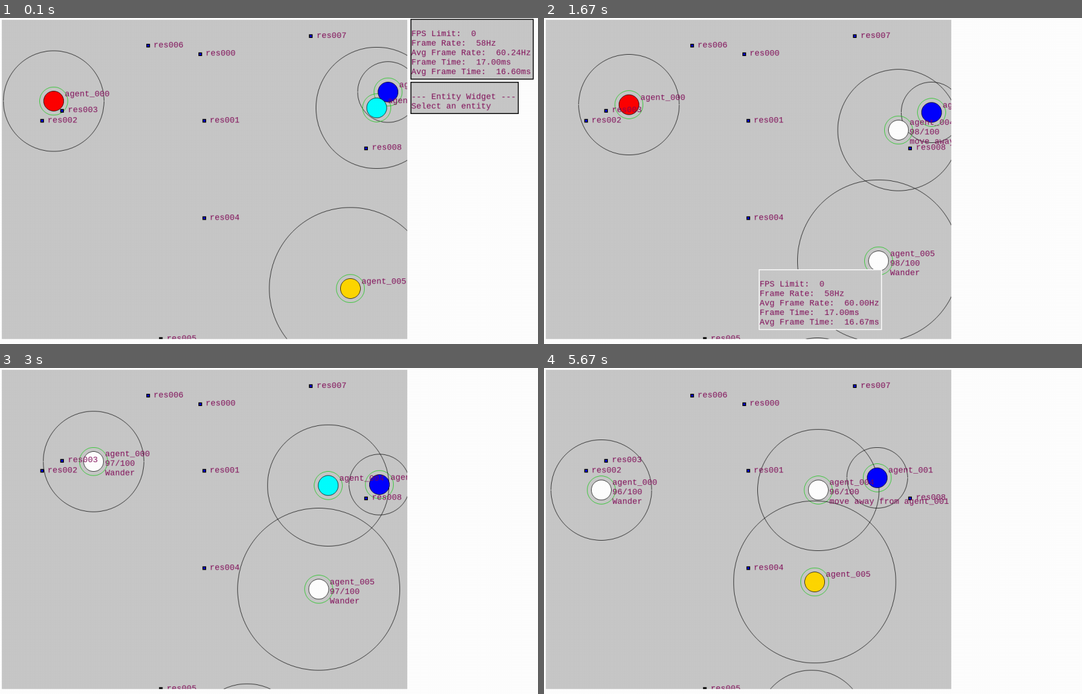
Above: before the commit, frames 1-4 (two rows, left to right).
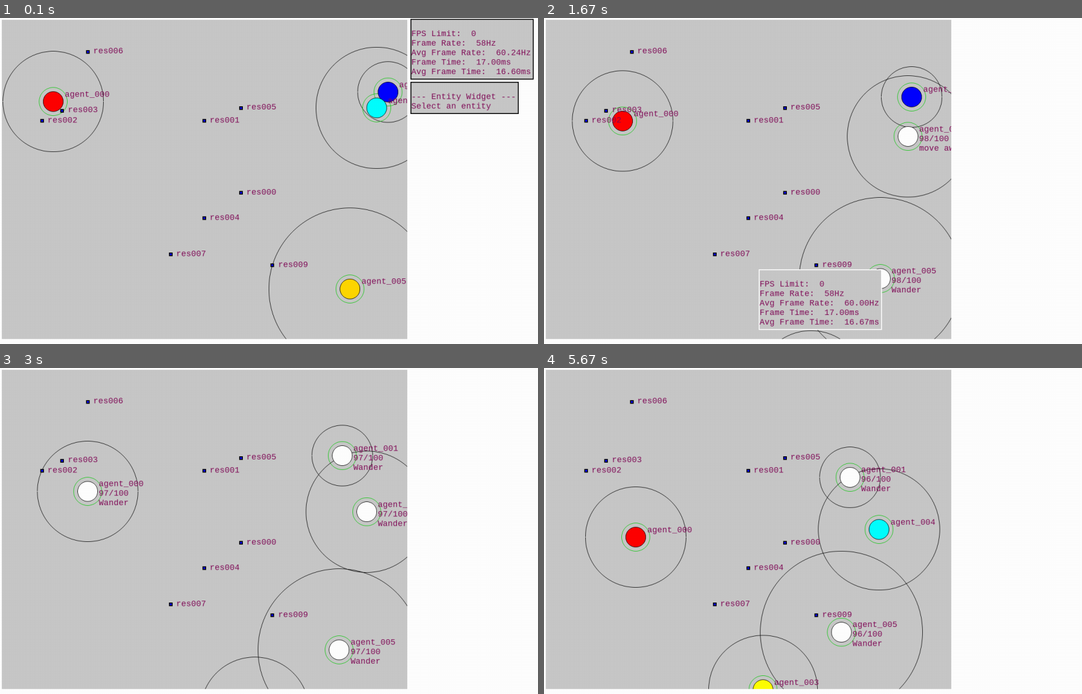
Above: after the commit, the same moments.

Repository: raphaelpaiva/py_creatures
Game: pygame game, started from main.py
Same seed, same stepped clock (60 frames per second), same inputs: the game is played once before the commit and once after it.
Inputs (mouse positions are in pixels of both pictures, inside the frame that each line leads up to):
- Up to frame 1 (0.1 s): no input
- Up to frame 2 (1.67 s): press the mouse at (1006, 96) at 0.37 s; move the mouse to (909, 92) at 0.47 s; release the mouse at (807, 92) at 0.6 s; click (893, 203) at 0.72 s; press the mouse at (850, 154) at 1.03 s; move the mouse to (888, 145) at 1.13 s; release the mouse at (925, 135) at 1.27 s; press the mouse at (1017, 47) at 1.37 s; move the mouse to (915, 174) at 1.47 s; release the mouse at (818, 298) at 1.6 s
- Up to frame 3 (3 s): click (188, 429) at 1.72 s; press the mouse at (263, 442) at 2.03 s; move the mouse to (360, 544) at 2.13 s; release the mouse at (451, 648) at 2.27 s; press the mouse at (274, 648) at 2.37 s; move the mouse to (188, 553) at 2.47 s; release the mouse at (102, 459) at 2.6 s; press the mouse at (274, 648) at 2.7 s; move the mouse to (312, 566) at 2.8 s; release the mouse at (344, 485) at 2.93 s
- Up to frame 4 (5.67 s): press the mouse at (845, 504) at 3.03 s; move the mouse to (753, 517) at 3.13 s; release the mouse at (662, 534) at 3.27 s; click (1012, 527) at 3.38 s; press the mouse at (818, 648) at 3.7 s; move the mouse to (861, 612) at 3.8 s; release the mouse at (904, 576) at 3.93 s; press the mouse at (845, 504) at 4.53 s; move the mouse to (936, 459) at 4.63 s; release the mouse at (1028, 413) at 4.77 s; press the mouse at (845, 504) at 4.87 s; move the mouse to (829, 511) at 4.97 s; release the mouse at (813, 521) at 5.1 s; press the mouse at (818, 648) at 5.2 s; move the mouse to (915, 573) at 5.3 s; release the mouse at (1006, 498) at 5.43 s; press the mouse at (807, 442) at 5.53 s; move the mouse to (839, 462) at 5.63 s

The runs differ from the first frame. In frame 1, 1.2% of the frame differs, in the area x 0-76%, y 4-99%; in frame 2, 4.1%; in frame 3, 5.0%; in frame 4, 5.2%, in the area x 1-76%, y 4-99%.

Commit message:
feat(simulation): Consistent random generation

Diff:
--- a/app/io/generator.py
+++ b/app/io/generator.py
@@ -1,28 +1,24 @@
 import logging
-import random
 import re
 import time
 import logging
 import copy
 from typing import List, Dict, Any, Callable
 from .random_param import RandomParam
+from core.random_generator import generator as random
 
 
 class Generator(object):
   def __init__(self,
                generator_type: str,
-               random_seed: Any = time.time_ns(),
                quantity: int = 10,
                id_prefix: str = None,
                template: Dict[str, Any] = None):
     self.log = logging.getLogger(self.__class__.__name__)
     self.type = generator_type
     self.id_prefix = id_prefix
-    self.random_seed: Any = random_seed
     self.quantity: int = quantity
     self.template: Dict[str, Any] = template if template else {}
-
-    random.seed(self.random_seed)
 
   def generate(self) -> List[Dict[str, Any]]:
     result = []
@@ -65,7 +61,6 @@
   def __init__(self):
     self.log = logging.getLogger(self.__class__.__name__)
     self.current_dict = None
-    self.random_seed = None
 
   def load(self, generator_dict: Dict[str, Any]) -> Generator:
     self.current_dict = generator_dict
@@ -74,12 +69,6 @@
       validation_function=lambda x: str(x) if x and re.match(r"\w+", x) else None,
       default_value='entity'
     )
-    random_seed = self.validate(
-      name='random_seed',
-      validation_function=lambda x: x if random.seed(x) is None else None,
-      default_value=time.time_ns()
-    )
-    self.random_seed = random_seed
     quantity = self.validate(
       name='quantity',
       validation_function=int,
@@ -98,7 +87,6 @@
 
     return Generator(
       generator_type=generator_type,
-      random_seed=random_seed,
       quantity=quantity,
       id_prefix=id_prefix,
       template=template
--- a/app/io/load.py
+++ b/app/io/load.py
@@ -1,4 +1,5 @@
 from typing import Any, Callable, Dict, List, Type
+import time
 import yaml
 import logging
 from app.brain.brain_component import BrainComponent
@@ -14,8 +15,9 @@
 from app.sensor.sensor_component import SensorComponent
 from app.desire.desire_abstract import Desire, DesireComponent
 from core.world import Frame, World
-
-from .generator import GeneratorLoader, Generator
+from core.random_generator import generator as random_gen
+
+from .generator import GeneratorLoader
 
 
 class ParseException(Exception):
@@ -28,13 +30,14 @@
 
 
 class Loader(object):
-  def __init__(self, filename) -> None:
+  def __init__(self, filename, random_seed=None) -> None:
     self.log = logging.getLogger(self.__class__.__name__)
     self.filename = filename
     self.loader_methods: Dict[str, Callable] = {f: getattr(Loader, f) for f in dir(Loader) if callable(getattr(Loader, f)) and "_load" in f}
     self.entity_by_id: Dict[str, Entity] = {}
     self.desire_by_entity_id: Dict[str, Desire] = {}
     self.world = None
+    self.random_seed = random_seed
 
   @staticmethod
   def _check_type(obj_dict: Dict | str, *classes: Type | str):
@@ -46,7 +49,7 @@
     raise ParseException(f"Type '{obj_type}' is not compatible with '{class_name}'")
 
   def _load_frame(self, frame_dict: Dict):
-    number     = frame_dict.get('number', 0)
+    number = frame_dict.get('number', 0)
     world_dict = frame_dict.get('world', None)
 
     world = self._load_world(world_dict)
@@ -59,12 +62,16 @@
   def _load_world(self, world_dict: Dict[str, Any]) -> World:
     self._check_type(world_dict, World)
 
-    width  = world_dict.get('width', 100)
+    width = world_dict.get('width', 100)
     height = world_dict.get('height', 100)
+    world_random_seed = world_dict.get('random_seed', int(time.time()))
     generator_dicts_list: List[Dict[str, Any]] = world_dict.get('generators', [])
     entities = world_dict.get('entities', [])
 
-    world = World(width, height)
+    real_random_seed = self.random_seed if self.random_seed else world_random_seed
+    random_gen.seed(real_random_seed)
+
+    world = World(width, height, random_seed=world_random_seed)
 
     self.world = world
 
@@ -91,20 +98,20 @@
   def _load_entity(self, entity_dict: Dict) -> Entity:
     self._check_type(entity_dict, Entity, 'Resource', 'Creature')
 
-    entity_type   = entity_dict.get('type', Entity.__name__)
-
-    if (entity_type.lower() == Creature.__name__.lower()):
+    entity_type = entity_dict.get('type', Entity.__name__)
+
+    if entity_type.lower() == Creature.__name__.lower():
       return self._load_creature(entity_dict).entity
 
-    entity_id     = entity_dict.get("id")
+    entity_id = entity_dict.get("id")
     position_dict = entity_dict.get("position", 'Somewhere')
-    size          = entity_dict.get("size", 10)
+    size = entity_dict.get("size", 10)
 
     default_desire = {'type': 'Wander'} if entity_type == Entity.__name__ else {'type': 'StayStill'}
 
-    desire_dict     = entity_dict.get("desire", default_desire)
+    desire_dict = entity_dict.get("desire", default_desire)
     properties_dict = entity_dict.get('properties', {})
-    sensor_list     = entity_dict.get('sensors', [])
+    sensor_list = entity_dict.get('sensors', [])
 
     position = Somewhere(self.world.width, self.world.height).get() if position_dict == 'Somewhere' else self._load_vector(position_dict)
     entity = Entity(entity_id)
--- a/app/io/random_param.py
+++ b/app/io/random_param.py
@@ -1,6 +1,6 @@
-import random
 import re
 from typing import List
+from core.random_generator import generator as random
 
 
 def get_type(param: str) -> str:
--- a/app/location/location.py
+++ b/app/location/location.py
@@ -1,8 +1,8 @@
-import random
 from typing import Any, Callable, Dict, Union
-from core.component.component import MovementComponent
 from core.entity import Entity
 from core.primitives import Vector
+from core.random_generator import generator as random
+
 
 class Location(object):
   def __init__(self, location: Union[Callable, Vector, Entity], identifier: str = None) -> None:
@@ -31,6 +31,7 @@
     location_str = self.identifier if callable(self.target) else str(self.target)
     return str(location_str)
 
+
 class Somewhere(Location):
   def __init__(self, max_x: float = 100, max_y: float = 100) -> None:
     location = Vector(random.random() * max_x, random.random() * max_y)
--- /dev/null
+++ b/core/random_generator.py
@@ -0,0 +1,3 @@
+import random
+
+generator = random.Random()
--- a/core/world/world.py
+++ b/core/world/world.py
@@ -13,15 +13,16 @@
 
 
 class World(object):
-  def __init__(self, width: int = 100, height: int = 100) -> None:
+  def __init__(self, width: int = 100, height: int = 100, random_seed=None) -> None:
     self.log = logging.getLogger(self.__class__.__name__)
     self.TIME_RESOLUTION = 10.0
     self._height = width
-    self._width  = height
-    self.size    = Vector(width, height)
-    self.dt      = 0.000001
+    self._width = height
+    self.size = Vector(width, height)
+    self.dt = 0.000001
     self.entities_map: Dict[str, Entity] = {}
     self.systems: List[System] = []
+    self.random_seed = int(time()) if not random_seed else random_seed
 
   def update(self):
     update_start = time()
--- a/main.py
+++ b/main.py
@@ -27,6 +27,7 @@
   format='%(asctime)s [%(levelname)s] %(filename)s:%(name)s.%(funcName)s(): %(message)s'
 )
 
+
 class Application(object):
   def __init__(self, filename: str, mode: str = DEFAULT_MODE):
     super().__init__()
@@ -37,9 +38,9 @@
 
     self.is_running = True
 
-  def load(self):
+  def load(self, random_seed=None):
     try:
-      frame = Loader(self.filename).load()
+      frame = Loader(self.filename, random_seed=random_seed).load()
       self.world: World = frame.world
       self.world.add_system(BrainSystem(self.world))
       self.world.add_system(SensorSystem())
@@ -74,7 +75,7 @@
       self.world.update()
 
   def reset(self):
-    self.load()
+    self.load(random_seed=self.world.random_seed)
 
   def quit(self):
     self.is_running = False
--- a/scenarios/generator_random.yml
+++ b/scenarios/generator_random.yml
@@ -3,16 +3,17 @@
   world:
     width:  100
     height: 100
+    random_seed: 12345
     generators:
       - type: creature
-        random_seed: 12345
-        quantity: 3
+        quantity: 5
         id_prefix: 'creature_'
         template:
           position: Somewhere
           properties:
+            name: random(ze,maria,ablinio,apolo,matraca,max,astolfo,rubens,alan,jessica,ana,mariana,astrogilda,joana,edmarta)
             color: random(pink,magenta,grey,brown,blue,chocolate,darkslategrey)
-            speed: 1
+            speed: random(0.5,1.8)
             grab_radius: random(3.0,7)
             size: random(2,5)
             diet: random(carnivore,herbivore)
